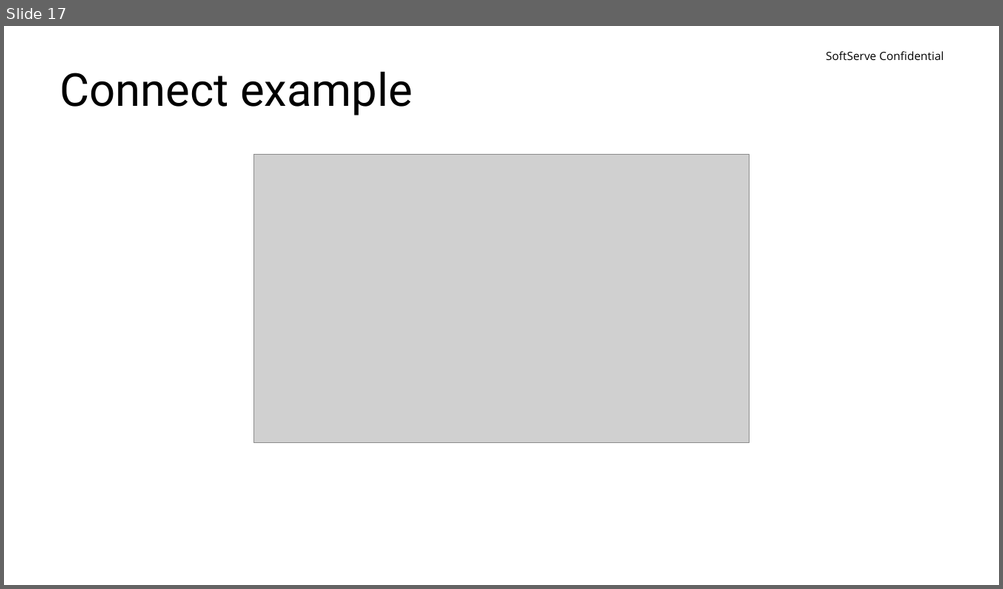
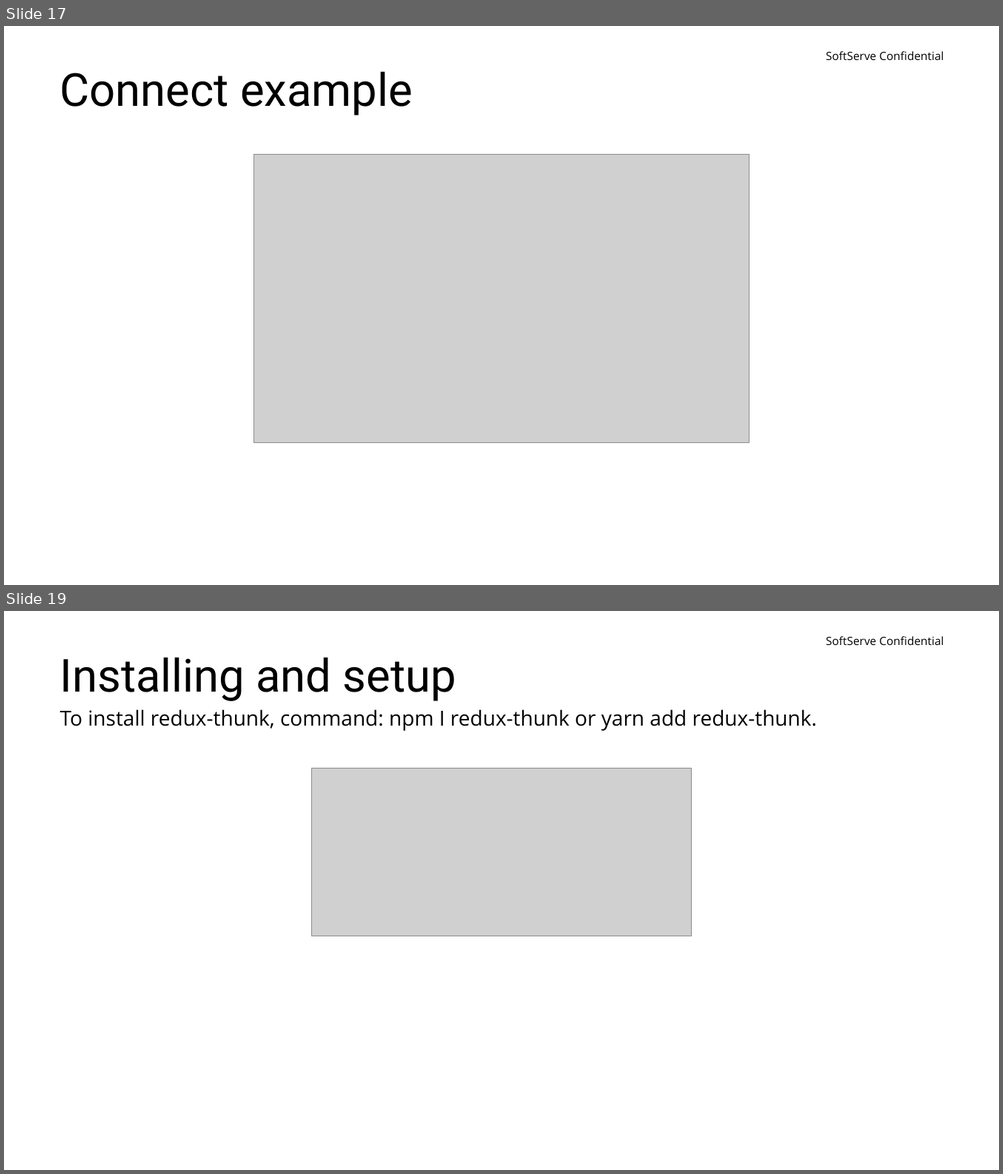
Before and after one commit to yuriiholskiy/Lv-469.node, a slide deck: perfomances/redux-intro(Yurii Holskyi).pptx. Shown one above the other, each under a label of ours: slide 17 before the commit, slides 17 and 19 after it; the slides between them are not shown. The pictures are 1003x589 and 1003x1174 pixels, drawn with LibreOffice and Linux fonts; fonts in the diff are those of the drawing; grey boxes stand for pictures; background and template pictures are left out. Boxes give left, top, right and bottom in pixels: in the first picture for what was removed or moved away, otherwise in the second. Text is boxed around its words. In the diff, an @@ line names an element or a change of style, - is before the commit and + after.

Commit message:
work on redux perfomance + webtask

```diff
--- a/perfomances/redux-intro(Yurii Holskyi).pptx
+++ b/perfomances/redux-intro(Yurii Holskyi).pptx
@@ slide 19 added at [4,611,999,1170], background #FFFFFF; not listed: 1 template element that a slide beside it also shows @@
@@ title added at [60,657,456,701], 44 pt, text #000000 @@
+Installing and setup
@@ text added at [60,709,817,731], 20 pt, text #000000 @@
+To install redux-thunk, command: npm I redux-thunk or yarn add redux-thunk.
@@ picture added at [311,769,691,937] @@
```
Also in this commit, not shown: 2 other slides added, 4 other files.
